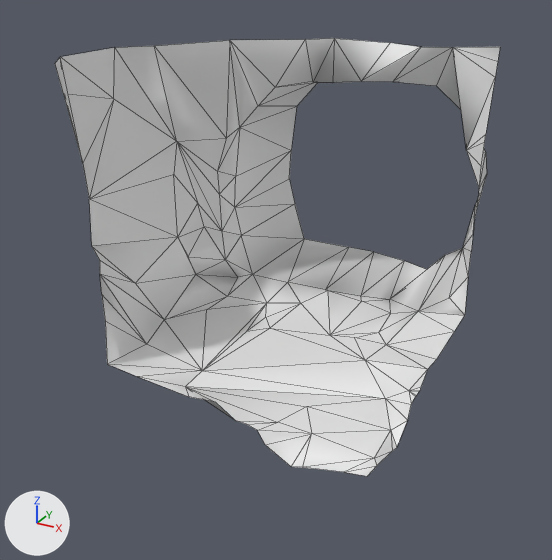
The glTF model Rogue-Robots/Assets/Models/ModularBlocks/CornerFloor1Replacer1_Col.gltf, before and after one commit.
Both versions are drawn from a 50 mm camera at (5.01, -9.22, 6.26) aimed at (0.12, -0.33, 1.82). Lighting does not change. The marker at lower left points along +X, +Y and +Z. Mesh edges are drawn as thin lines. Vertices at the same position are counted once.

Names of what the first picture shows: 'CornerFloor1Replacer1_Col'.
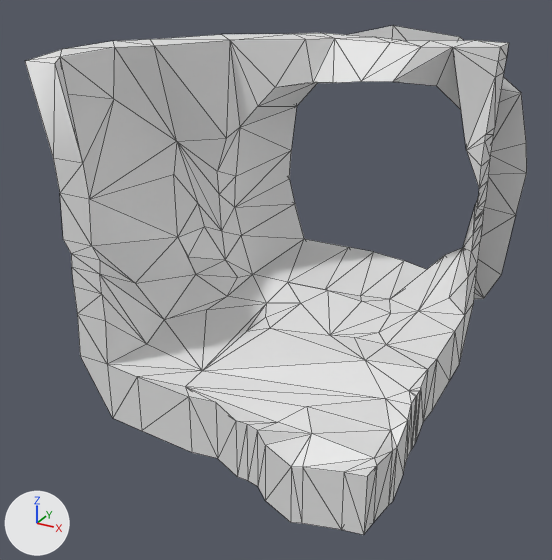
Where the change shows, as pixel boxes [x1, y1, x2, y2] in the pictures (552 x 560 px):
'CornerFloor1Replacer1_Col', reshaped (13% wider, 16% taller)
    before: [55, 38, 500, 476]
    after: [25, 26, 527, 535]
part 1 of me_scene_009, built on
    before: [188, 257, 237, 277]
    after: [25, 26, 527, 535]

Diff of the bpy script that builds the scene:
```diff
--- a/Rogue-Robots/Assets/Models/ModularBlocks/CornerFloor1Replacer1_Col.gltf.py
+++ b/Rogue-Robots/Assets/Models/ModularBlocks/CornerFloor1Replacer1_Col.gltf.py
@@ me_scene_009 @@
 # used by ob_cornerfloor1replacer1_col; location = (0.0, 0.0, 0.0)
-me_scene_009.from_pydata(...)  # 135 vertices, 196 faces; spans x -2.05..2.5, y -2.5..2.5, z 0.48..5.0
+me_scene_009.from_pydata(...)  # 212 vertices, 349 faces; spans x -2.49..2.9, y -2.5..2.5, z -0.36..5.11
+# me_scene_009 part 1
+# 196 faces are deleted
+# 24 vertices are added at x -2.49..2.9, y -2.5..2.5, z 0.63..5.11
+# 15 new vertices lie (0.0, 0.0, -0.84) away from vertices in x -1.25..2.5, y -2.5..1.25, z 0.48..1.13
+# 10 new vertices lie (0.0, 0.0, -0.85) away from vertices in x -0.75..2.5, y -2.5..0.75, z 0.68..1.09
+# 8 new vertices lie (-0.47, 0.0, 0.0) away from vertices in x -1.59..-1.2, y -2.5, z 1.78..5.0
+# 8 new vertices lie (0.0, 0.48, 0.0) away from vertices in x 2.5, y 1.22..1.59, z 2.17..5.0
+# 6 new vertices lie (-0.51, 0.59, 0.0) away from vertices in x -1.95..2.5, y -2.04..1.59, z 5.0
+# 6 new vertices lie (0.0, 0.49, 0.0) away from vertices in x 2.5, y 1.2..1.54, z 1.13..4.81
+# 349 new faces join them
+# me_scene_009 part 2: the surface is now shaded flat
```
